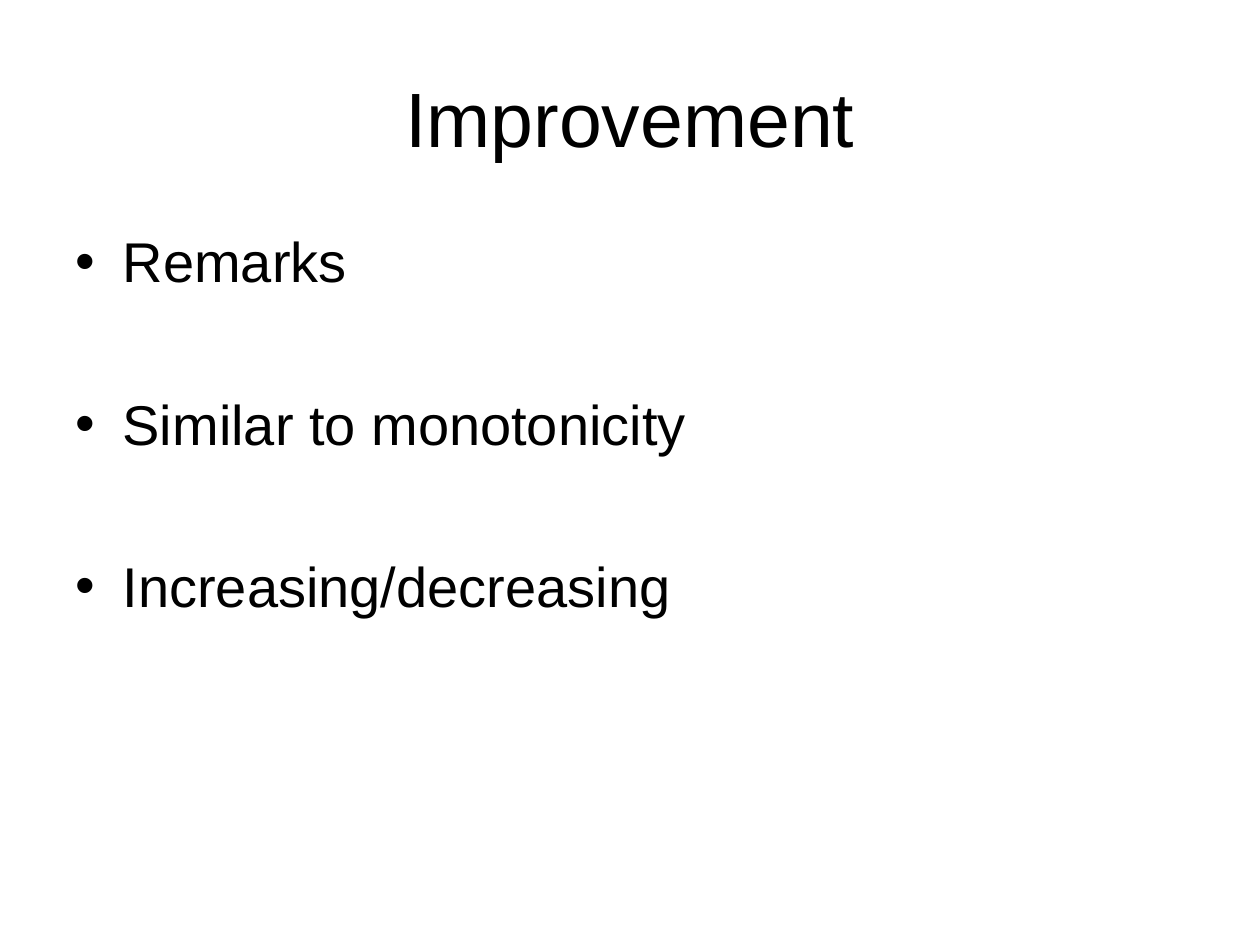
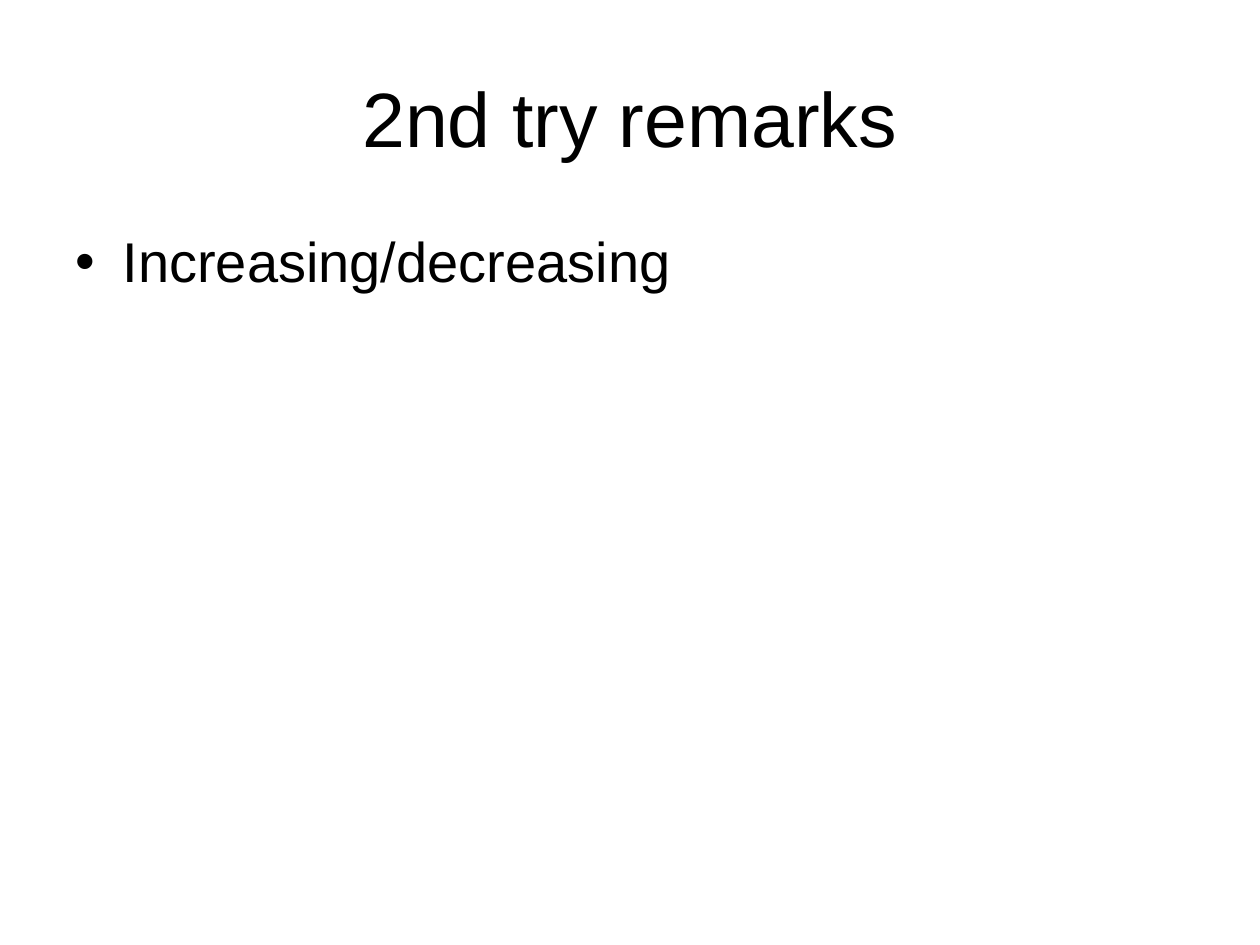
Before and after one commit to chenjiia/Thesis, a slide deck: slide 19 of thesis_presentation/presentation.ppt (slide 16 before the commit). Drawn at 1260x945 pixels with LibreOffice and Linux fonts; fonts in the diff are those of the drawing. Boxes give left, top, right and bottom in pixels: in the first picture for what was removed or moved away, otherwise in the second. Text is boxed around its words. In the diff, an @@ line names an element or a change of style, - is before the commit and + after.

```diff
--- a/thesis_presentation/presentation.ppt
+++ b/thesis_presentation/presentation.ppt
@@ title at (362,91,897,162): text changed @@
-Improvement
+2nd try remarks
@@ text at (123,241,685,456): paragraphs removed @@
-• Remarks
-• Similar to monotonicity
```
Also in this commit, not shown: 14 other slides changed, 4 slides added, 1 slide removed.
